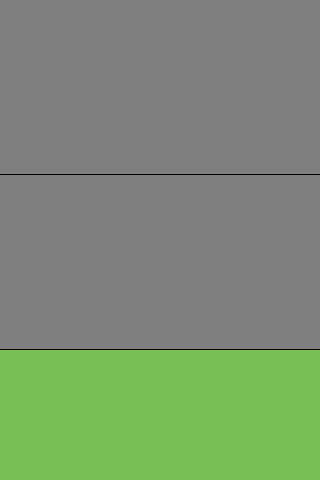
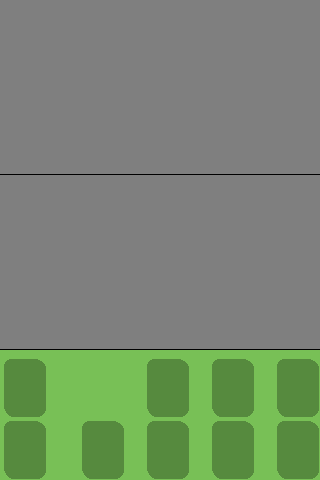
Layer changes from the first 320 × 480 image to the second:
added layer "Shadows" (28%) above "Tray" over [4, 359, 319, 479]
